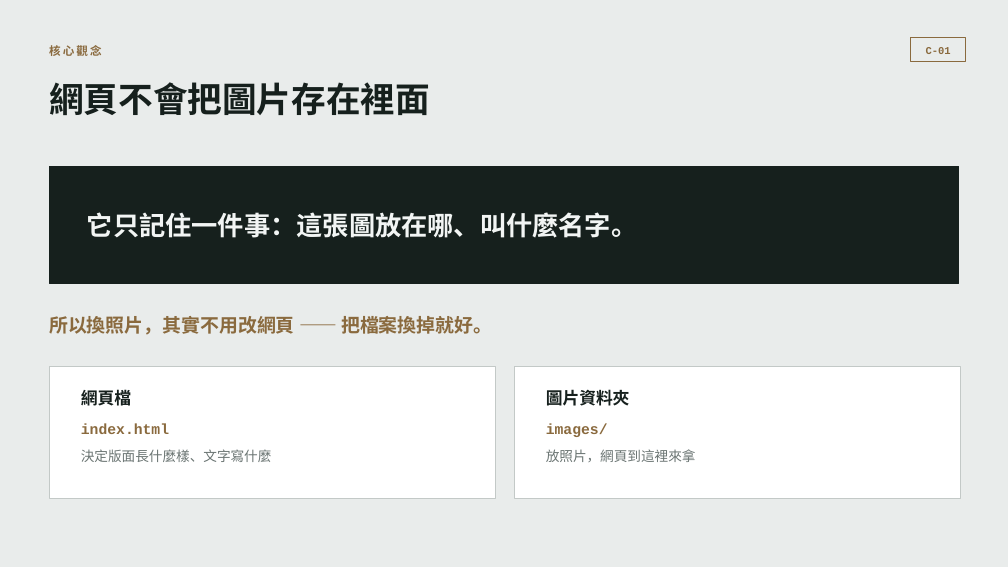
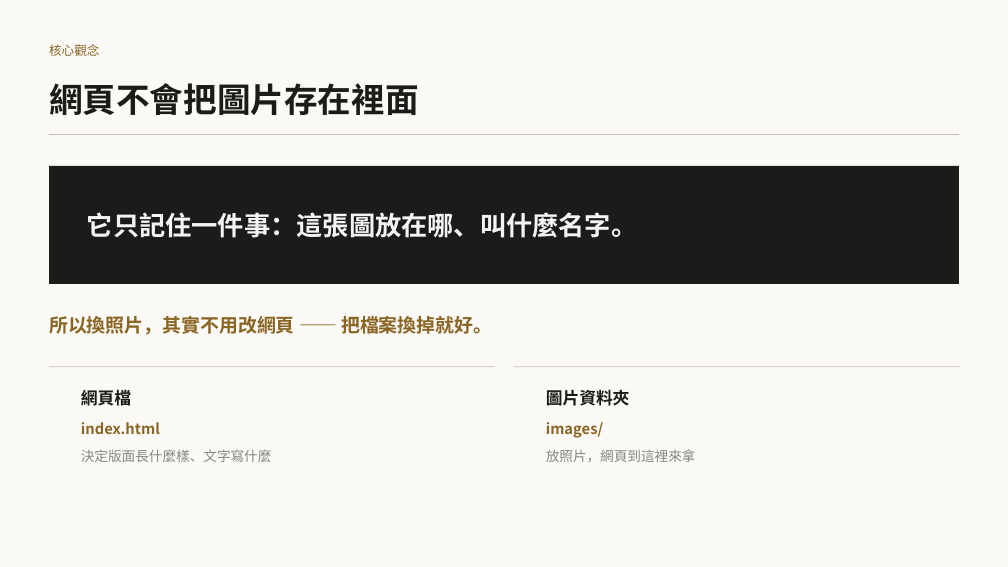
Before and after one commit to b39070566/architectureAiClass, a slide deck: slide 14 of slides/vibe-coding-workshop.pptx (slide 15 before the commit). Drawn at 1008x567 pixels with LibreOffice and Linux fonts; fonts in the diff are those of the drawing. Boxes give left, top, right and bottom in pixels: in the first picture for what was removed or moved away, otherwise in the second. Text is boxed around its words. In the diff, an @@ line names an element or a change of style, - is before the commit and + after.

```diff
--- a/slides/vibe-coding-workshop.pptx
+++ b/slides/vibe-coding-workshop.pptx
@@ background #E9ECEB to #FBFAF7 @@
@@ text "核心觀念" at (49,44,99,56): size 11 to 12 pt, font Courier New to Noto Sans CJK TC, text colour #8A6A3E to #8A6524, letter spacing 2 to 0 pt, bold off @@
@@ rectangle removed at (911,38,966,62) @@
@@ text removed at (926,47,951,54) @@
-C-01
@@ text "網頁不會把圖片存在裡面" at (49,83,419,115): size 33 to 32 pt, text colour #16201D to #1B1C1A @@
@@ line added from (49, 135) to (959, 135), #C3BEB2 0.75 pt @@
@@ rectangle at (49,166,959,284): fill #16201D to #1B1C1A; outline #16201D 1 pt to #1B1C1A 1 pt @@
@@ line added from (49, 166) to (959, 166), #1B1C1A 0.75 pt @@
@@ text "所以換照片，其實不用改網頁 —— 把檔案換掉就好。" at (49,316,492,335): text colour #8A6A3E to #8A6524 @@
@@ rectangle removed at (49,367,495,499) @@
@@ line added from (49, 367) to (495, 367), #C3BEB2 0.75 pt @@
@@ rectangle removed at (514,367,960,499) @@
@@ line added from (514, 367) to (960, 367), #C3BEB2 0.75 pt @@
@@ text "index.html" at (81,422,160,434): font Courier New to Noto Sans CJK TC, text colour #8A6A3E to #8A6524 @@
@@ text "images/" at (546,422,603,438): font Courier New to Noto Sans CJK TC, text colour #8A6A3E to #8A6524 @@
@@ text "決定版面長什麼樣、文字寫什麼" at (81,449,272,462): text colour #6B7573 to #86887F @@
@@ text "放照片，網頁到這裡來拿" at (546,449,696,462): text colour #6B7573 to #86887F @@
```
Also in this commit, not shown: 34 other slides changed, 1 slide removed, 10 other files.
